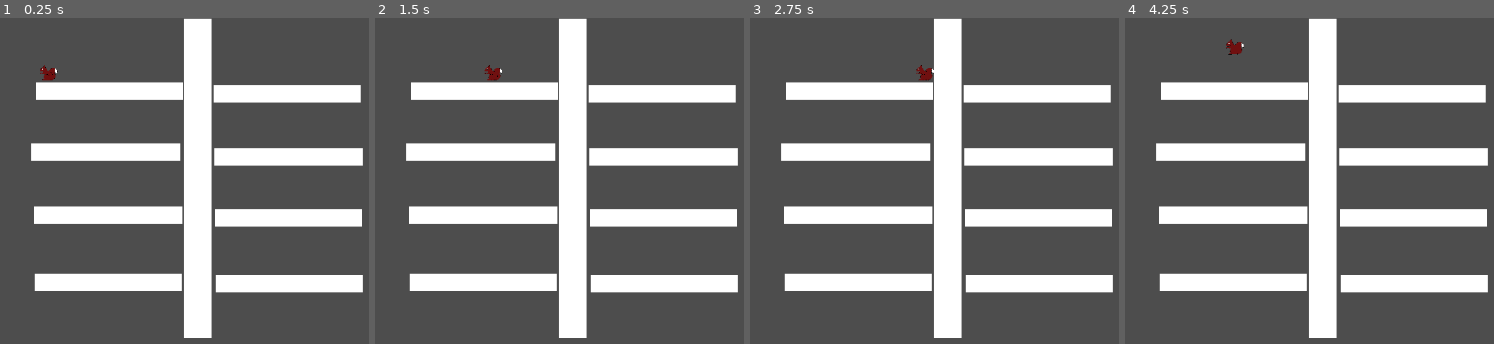
Above: before the commit, frames 1-4 (left to right).
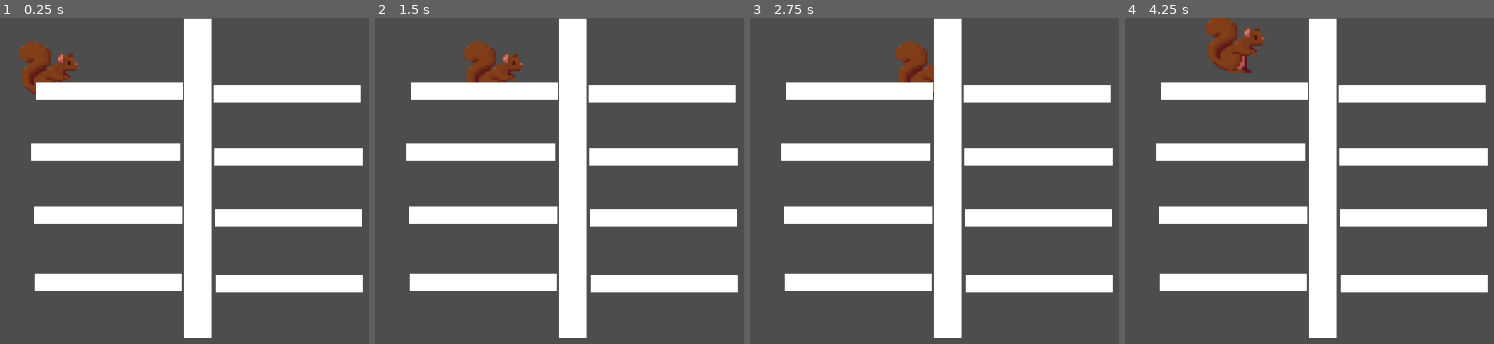
Above: after the commit, the same moments.

Repository: Ike-l/Something-Nutty
Game: Godot game, scene res://scenes/environment.tscn
Same seed, same stepped clock (60 frames per second), same inputs: the game is played once before the commit and once after it.
Inputs:
- Up to frame 1 (0.25 s): no input
- Up to frame 2 (1.5 s): tap Enter at 0.5 s; hold D (move_right) 0.53-1.28 s; tap F (launch_acorn) at 0.6, 1.35 s; hold S (move_down) from 1.28 s (still down)
- Up to frame 3 (2.75 s): tap Space at 2 s; release S (move_down) at 2.03 s; hold D (move_right) from 2.03 s (still down); tap F (launch_acorn) at 2.1 s
- Up to frame 4 (4.25 s): release D (move_right) at 2.78 s; hold W (move_up) 2.78-3.53 s; tap F (launch_acorn) at 2.85, 3.6 s; tap Enter at 3.5 s; hold L (move_left) from 3.53 s (still down)

The runs differ from the first frame. In frame 1, 1.4% of the frame differs, in the area x 5-22%, y 7-24%; in frame 2, 1.3%; in frame 3, 1.0%; in frame 4, 1.7%, in the area x 21-38%, y 0-17%.
Error in both runs: Cannot call method 'instantiate' on a null value. (res://scripts/sir_nut.gd:10)

Commit message:
Added sir nut and background png

Diff:
--- a/scenes/environment.tscn
+++ b/scenes/environment.tscn
@@ -1,15 +1,21 @@
-[gd_scene load_steps=5 format=3 uid="uid://de1abd0ch6wpt"]
+[gd_scene load_steps=6 format=3 uid="uid://de1abd0ch6wpt"]
 
 [ext_resource type="Script" uid="uid://cxn8rtjg71wse" path="res://scripts/environment.gd" id="1_d5dl1"]
 [ext_resource type="PackedScene" uid="uid://nn3cxg8w23s7" path="res://scenes/Sir Nut.tscn" id="2_fm4en"]
-[ext_resource type="PackedScene" uid="uid://binuyqm458jt6" path="res://scenes/Tree.tscn" id="3_d5dl1"]
-[ext_resource type="Script" uid="uid://gjogryhtjxsk" path="res://scenes/Trunk.gd" id="4_hlc4h"]
+[ext_resource type="Texture2D" uid="uid://be06envijc4pp" path="res://assets/SquirrelFrame1.png" id="3_0psjf"]
+[ext_resource type="PackedScene" path="res://scenes/Tree.tscn" id="3_d5dl1"]
+[ext_resource type="Script" path="res://scenes/Trunk.gd" id="4_hlc4h"]
 
 [node name="Environment" type="Node2D"]
 script = ExtResource("1_d5dl1")
 
 [node name="SirNut" parent="." instance=ExtResource("2_fm4en")]
 position = Vector2(380, 40)
+
+[node name="SirNut" parent="SirNut/Sir Nut" index="1"]
+editor_description = "Sir Nut standing frame"
+scale = Vector2(0.35, 0.298)
+texture = ExtResource("3_0psjf")
 
 [node name="Tree" parent="." instance=ExtResource("3_d5dl1")]
 z_index = 1
Binary file added: assets/BackgroundPixels.png
Not shown, added: assets/DaveFront.png.import
Not shown, added: assets/DaveHighNut.png.import
Not shown, added: assets/DaveHoldingNut.png.import
Not shown, added: assets/DaveLowNut.png.import
Not shown, added: assets/DaveSide.png.import
